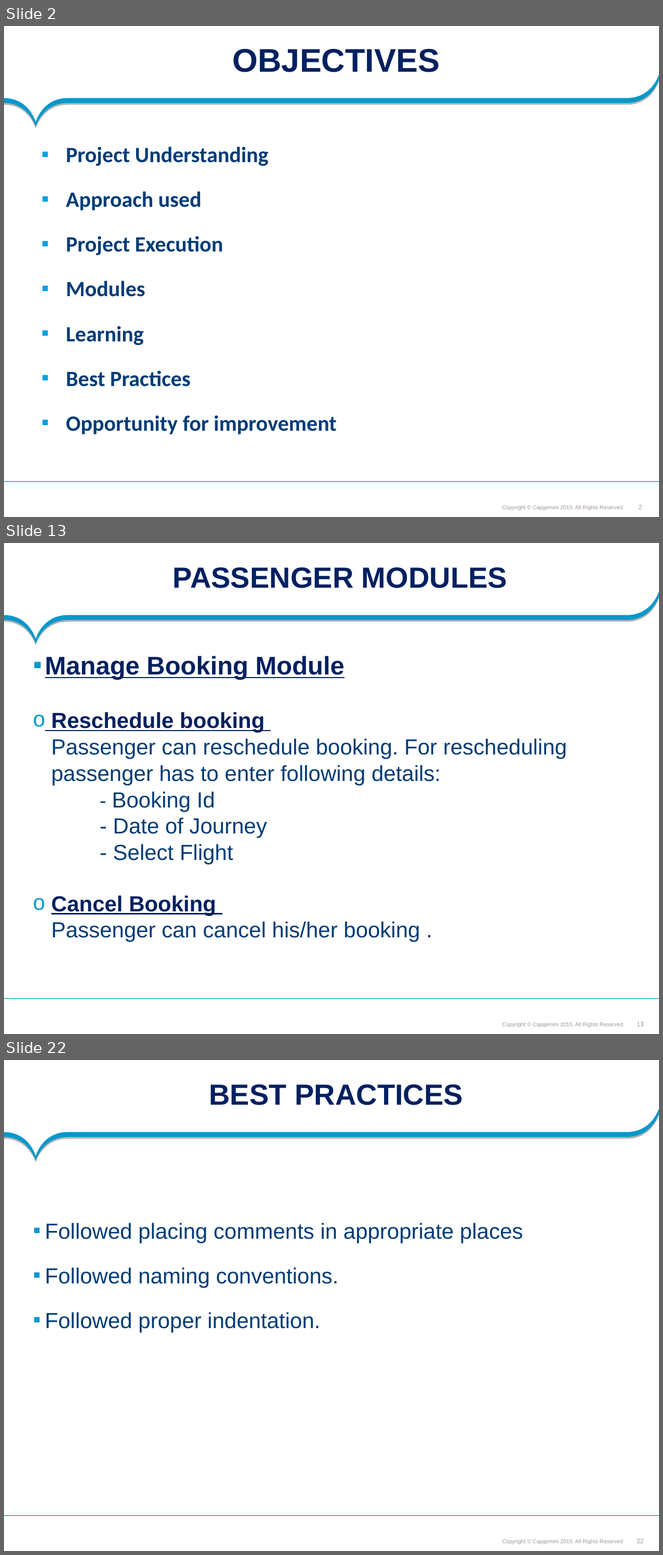
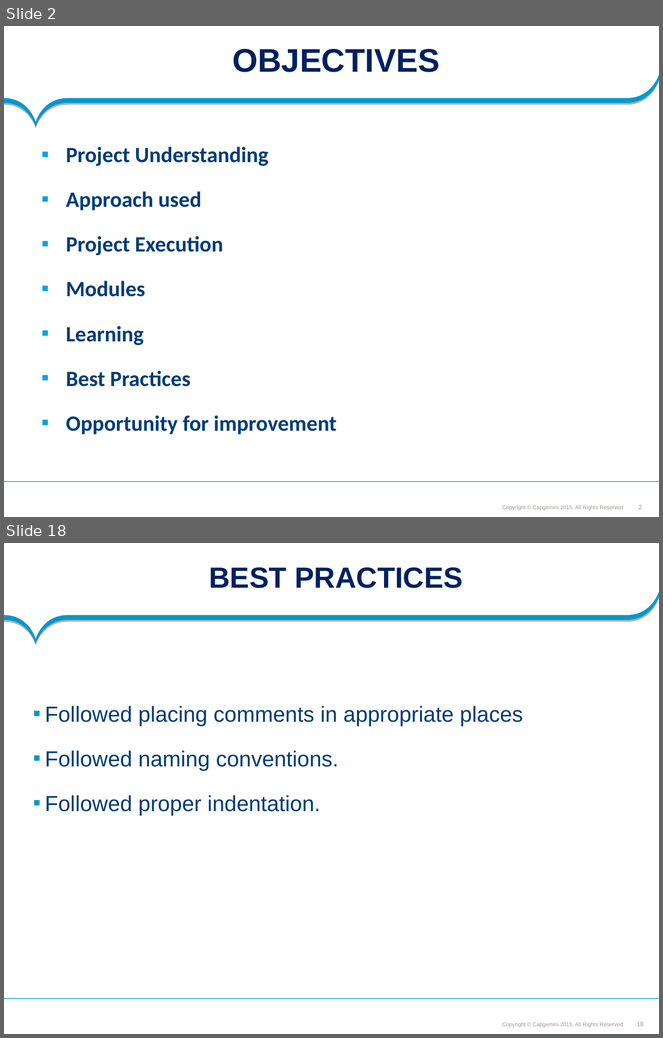
Before and after one commit to SaiEshwar157233/FeedbackMS, a slide deck: Feedback_managment_PLP Documents/ProjectDocuments/Requirements/Understanding Documents/Feedback Management System.ppt. Shown one above the other, each under a label of ours: slides 2, 13 and 22 before the commit, slides 2 and 18 after it; the slides between them are not shown. The pictures are 663x1555 and 663x1038 pixels, drawn with LibreOffice and Linux fonts; fonts in the diff are those of the drawing; background and template pictures are left out. Boxes give left, top, right and bottom in pixels: in the first picture for what was removed or moved away, otherwise in the second. Text is boxed around its words. In the diff, an @@ line names an element or a change of style, - is before the commit and + after.

```diff
--- a/Feedback_managment_PLP Documents/ProjectDocuments/Requirements/Understanding Documents/Feedback Management System.ppt
+++ b/Feedback_managment_PLP Documents/ProjectDocuments/Requirements/Understanding Documents/Feedback Management System.ppt
@@ slide 13 removed at [4,543,659,1034], background #FFFFFF; not listed: 4 template elements that a slide beside it also shows @@
@@ title removed at [173,567,507,588] @@
-PASSENGER MODULES
@@ text removed at [45,656,567,942] @@
-▪ Manage Booking Module
-o Reschedule booking
-Passenger can reschedule booking. For rescheduling
-passenger has to enter following details:
-- Booking Id
-- Date of Journey
-- Select Flight
-o Cancel Booking
-Passenger can cancel his/her booking .
@@ what was slide 22 is now slide 18 @@
@@ page number at [637,1022,644,1027]: text changed @@
-22
+18
```
Also in this commit, not shown: 10 slides changed, 6 slides added, 9 other slides removed, 4 other files.
